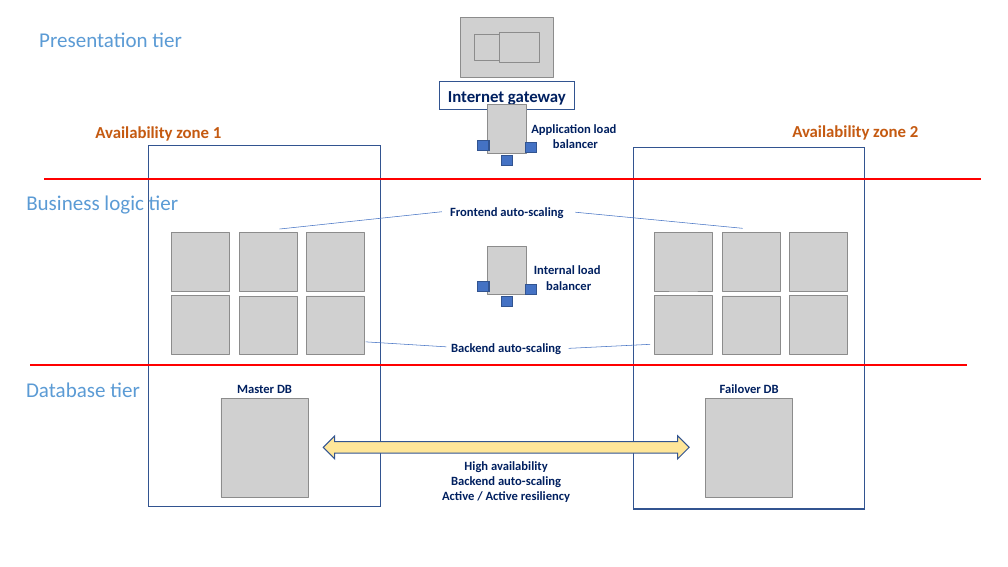
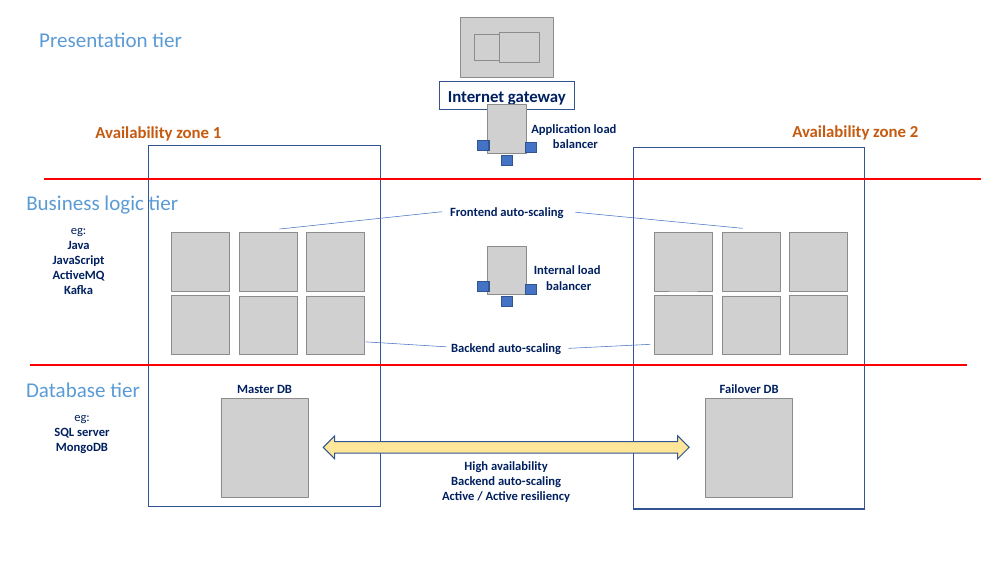
Before and after one commit to DevOps-Bren/KPMG, a slide deck: slide 1 of Challenge_1.pptx. Drawn at 1008x567 pixels with LibreOffice and Linux fonts; fonts in the diff are those of the drawing; grey boxes stand for pictures. Boxes give left, top, right and bottom in pixels: in the first picture for what was removed or moved away, otherwise in the second. Text is boxed around its words. In the diff, an @@ line names an element or a change of style, - is before the commit and + after.

```diff
--- a/Challenge_1.pptx
+++ b/Challenge_1.pptx
@@ text added at [53, 228, 105, 294], 12 pt, text #002060, bold @@
+eg:
+Java
+JavaScript
+ActiveMQ
+Kafka
@@ text added at [54, 415, 110, 453], 12 pt, text #002060, bold @@
+eg:
+SQL server
+MongoDB
```
Also in this commit, not shown: 2 other files.
